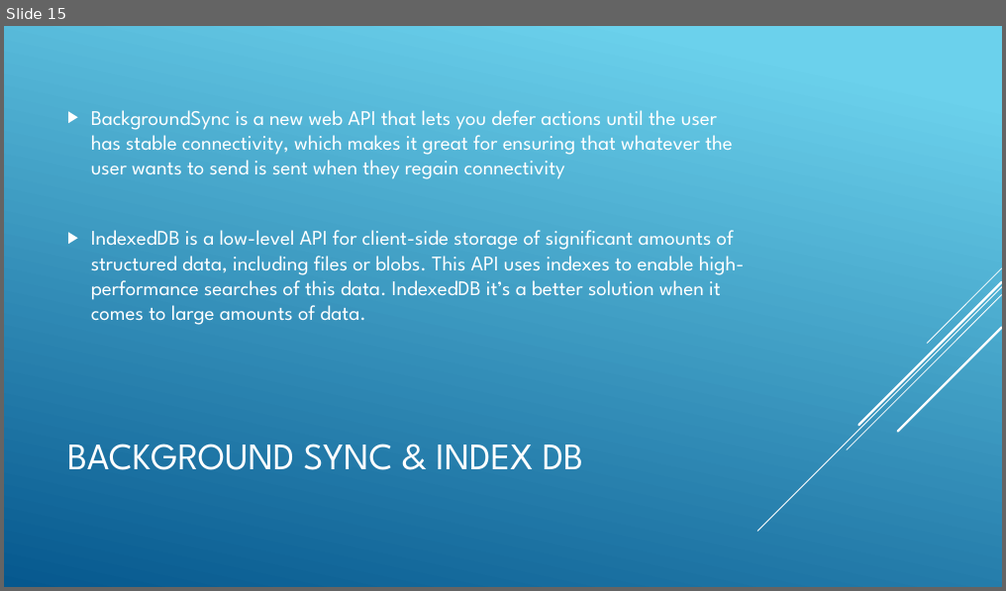
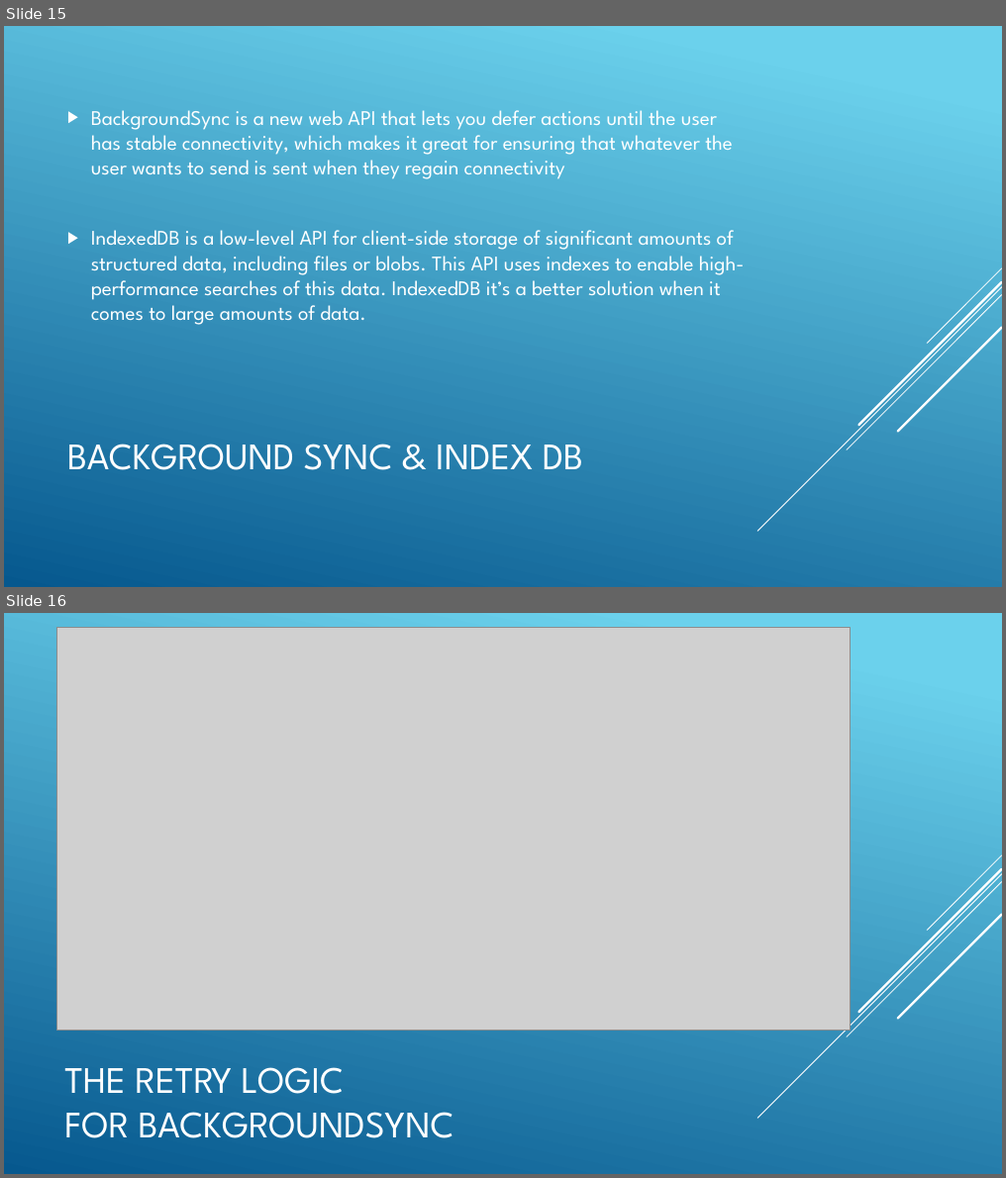
Before and after one commit to ngohungphuc/Presentation, a slide deck: ProgressiveWebApp/PWA.pptx. Shown one above the other, each under a label of ours: slide 15 before the commit, slides 15 and 16 after it. The pictures are 1006x591 and 1006x1178 pixels, drawn with LibreOffice and Linux fonts; fonts in the diff are those of the drawing; grey boxes stand for pictures. Boxes give left, top, right and bottom in pixels: in the first picture for what was removed or moved away, otherwise in the second. Text is boxed around its words. In the diff, an @@ line names an element or a change of style, - is before the commit and + after.

```diff
--- a/ProgressiveWebApp/PWA.pptx
+++ b/ProgressiveWebApp/PWA.pptx
@@ slide 16 added at (x1=4, y1=613, x2=1002, y2=1174), background gradient #6ED2EB to #06588E; not listed: 5 template elements that a slide beside it also shows @@
@@ picture added at (x1=57, y1=627, x2=849, y2=1031) @@
@@ title added at (x1=64, y1=1067, x2=454, y2=1139), 36 pt, text #FFFFFF @@
+THE RETRY LOGIC
+FOR BACKGROUNDSYNC
```
Also in this commit, not shown: 24 other files.
